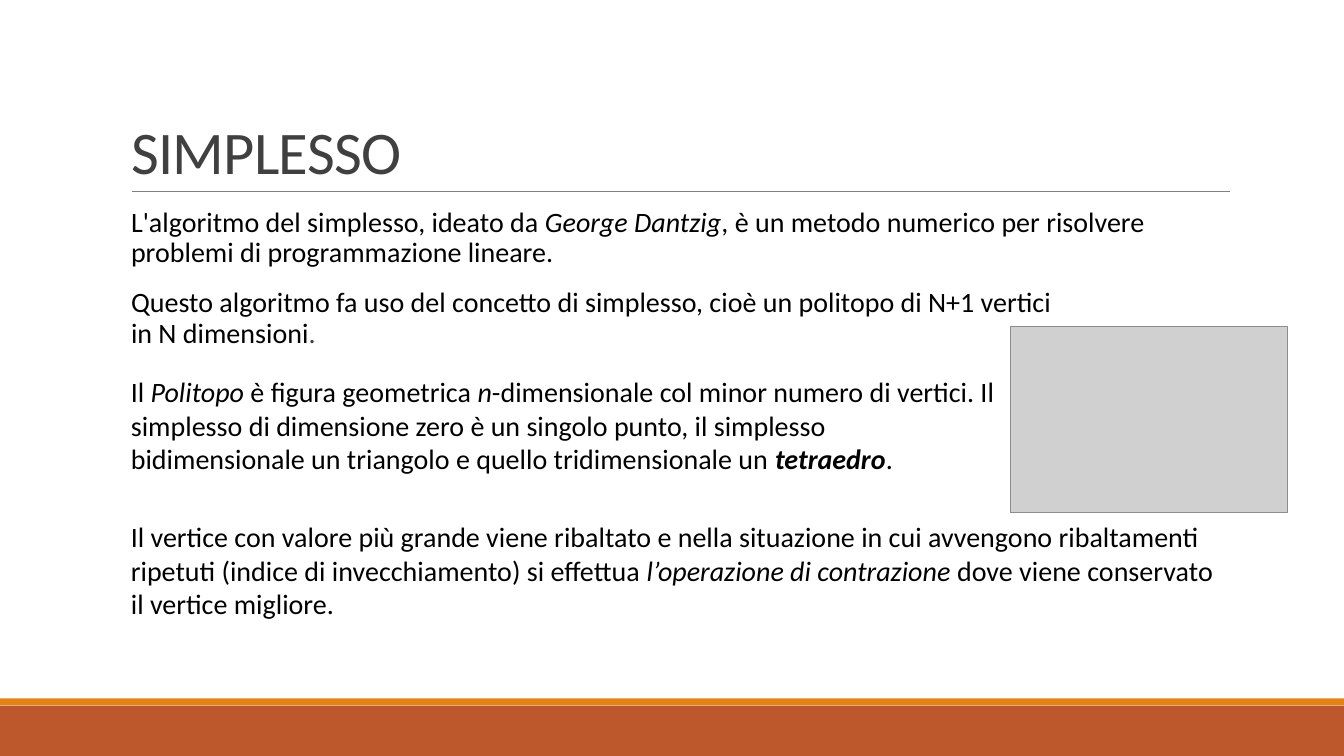
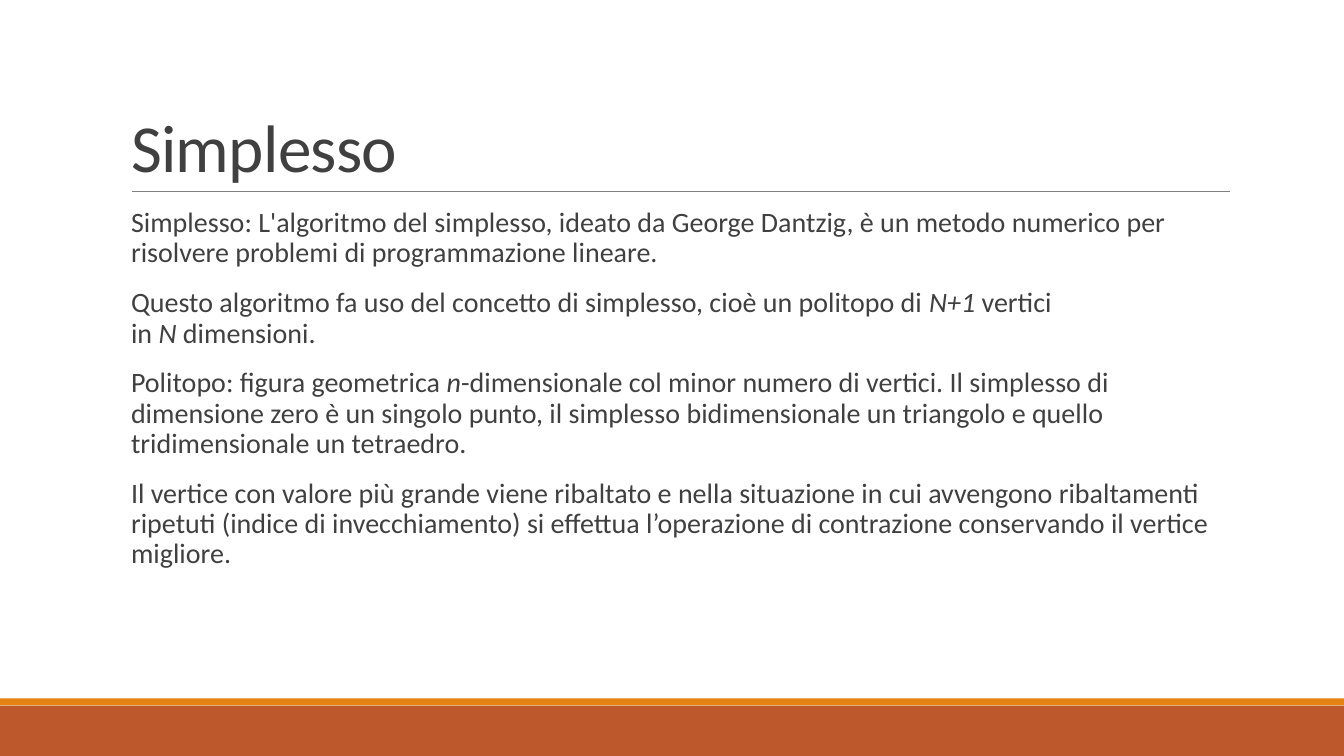
Before and after one commit to baldimario/Simplex, a slide deck: slide 6 of IDENTICAZIONE SISTEMA DI CARICHE PUNTIFORMI DA MISURE DI.pptx (slide 7 before the commit). Drawn at 1344x756 pixels with LibreOffice and Linux fonts; fonts in the diff are those of the drawing; grey boxes stand for pictures. Boxes give left, top, right and bottom in pixels: in the first picture for what was removed or moved away, otherwise in the second. Text is boxed around its words. In the diff, an @@ line names an element or a change of style, - is before the commit and + after.

```diff
--- a/IDENTICAZIONE SISTEMA DI CARICHE PUNTIFORMI DA MISURE DI.pptx
+++ b/IDENTICAZIONE SISTEMA DI CARICHE PUNTIFORMI DA MISURE DI.pptx
@@ title at (131,125,397,183): text changed; size 43.2 to 48 pt @@
-SIMPLESSO
+Simplesso
@@ text at (131,212,1165,267): text changed; text colour #000000 to #404040 @@
-  L'algoritmo del simplesso, ideato da George Dantzig, è un metodo numerico per risolvere problemi di programmazione lineare.
+  Simplesso: L'algoritmo del simplesso, ideato da George Dantzig, è un metodo numerico per risolvere problemi di programmazione lineare.
@@ text at (131,292,1052,343): text colour #000000 to #404040 in "Questo algoritmo fa uso del concetto di ..."; italic on in "N+1 N" @@
@@ picture removed at (1010,327,1288,512) @@
@@ text at (131,372,1207,568): paragraphs added @@
+  Politopo: figura geometrica n-dimensionale col minor numero di vertici. Il simplesso di dimensione zero è un singolo punto, il simplesso bidimensionale un triangolo e quello tridimensionale un tetraedro.
+  Il vertice con valore più grande viene ribaltato e nella situazione in cui avvengono ribaltamenti ripetuti (indice di invecchiamento) si effettua l’operazione di contrazione conservando il vertice migliore.
@@ text removed at (131,382,993,474) @@
-Il Politopo è figura geometrica n-dimensionale col minor numero di vertici. Il simplesso di dimensione zero è un singolo punto, il simplesso bidimensionale un triangolo e quello tridimensionale un tetraedro.
@@ text removed at (131,527,1212,619) @@
-Il vertice con valore più grande viene ribaltato e nella situazione in cui avvengono ribaltamenti ripetuti (indice di invecchiamento) si effettua l’operazione di contrazione dove viene conservato il vertice migliore.
```
Also in this commit, not shown: 8 other slides changed, 2 slides added, 3 slides removed, 2 other files.
